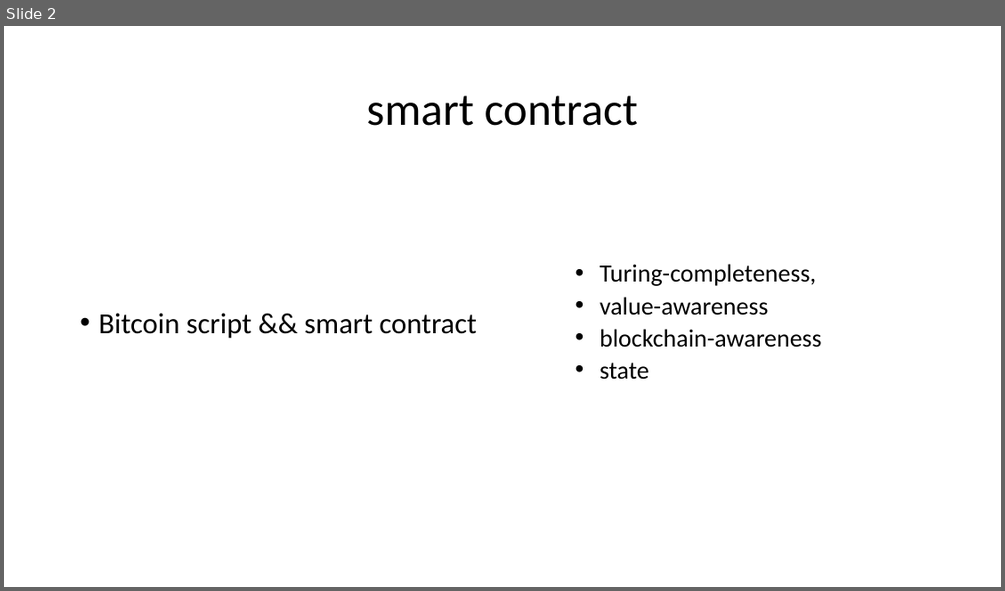
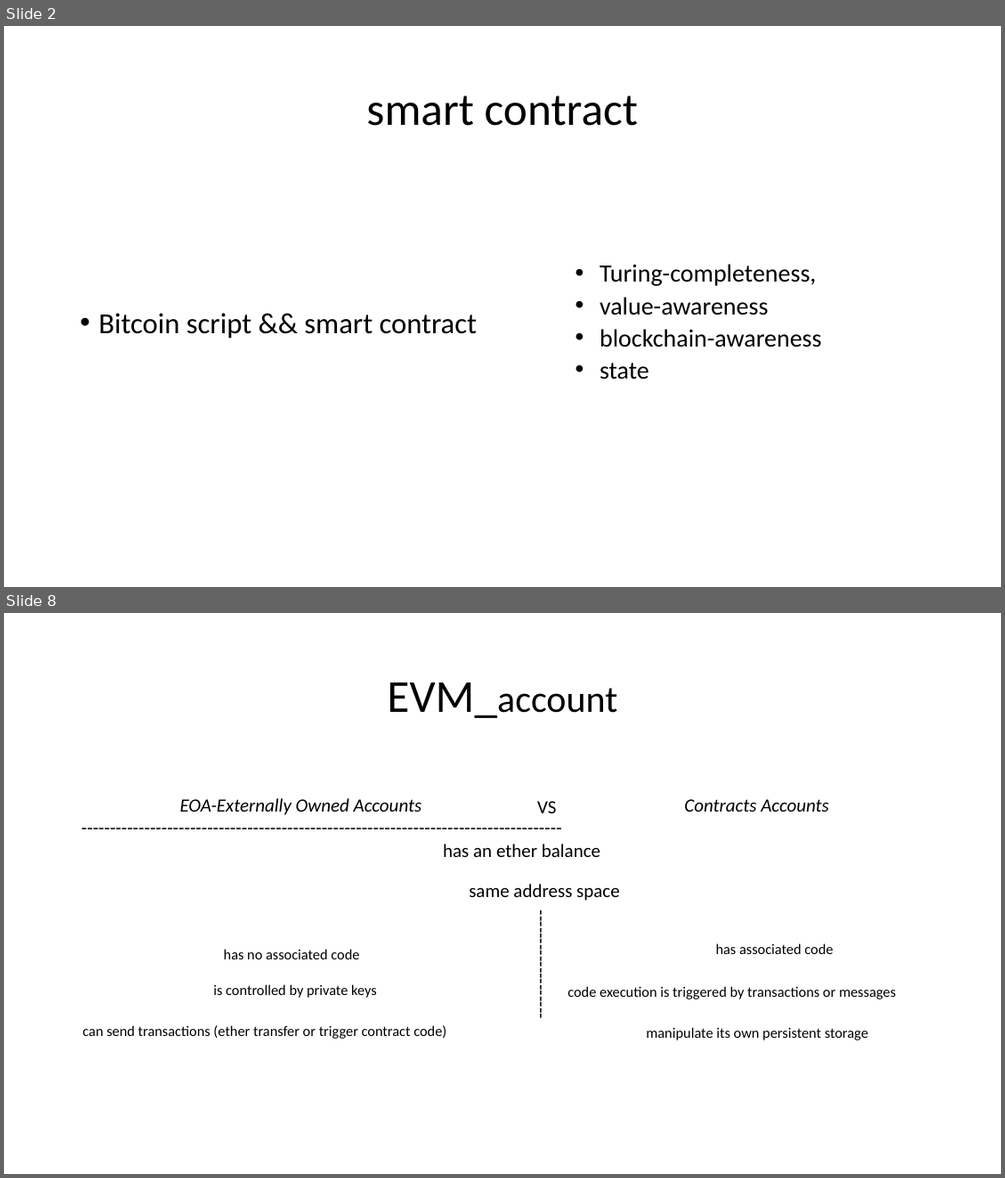
Before and after one commit to kaikai1024/ethereum-me, a slide deck: contract_me.pptx. Shown one above the other, each under a label of ours: slide 2 before the commit, slides 2 and 8 after it; the slides between them are not shown. The pictures are 1005x591 and 1005x1178 pixels, drawn with LibreOffice and Linux fonts; fonts in the diff are those of the drawing. Boxes give left, top, right and bottom in pixels: in the first picture for what was removed or moved away, otherwise in the second. Text is boxed around its words. In the diff, an @@ line names an element or a change of style, - is before the commit and + after.

```diff
--- a/contract_me.pptx
+++ b/contract_me.pptx
@@ slide 8 added at <box>4,613,1001,1174</box>, background #FFFFFF @@
@@ title added at <box>387,682,617,718</box>, 36 pt, text #000000 @@
+EVM_account
@@ text added at <box>180,798,422,815</box>, 18 pt, text #000000, italic @@
+EOA-Externally Owned Accounts
@@ text added at <box>684,799,829,811</box>, 18 pt, text #000000, italic @@
+Contracts Accounts
@@ text added at <box>74,811,987,842</box>, 18 pt, text #000000 @@
+------------------------------------------------------------------------------------
@@ text added at <box>537,801,556,813</box>, 18 pt, text #000000 @@
+VS
@@ text added at <box>443,844,600,857</box>, 18 pt, text #000000 @@
+has an ether balance
@@ text added at <box>469,884,620,900</box>, 18 pt, text #000000 @@
+same address space
@@ text added at <box>521,903,558,1133</box>, 18 pt, text #000000 @@
+-------------------
@@ text added at <box>224,949,359,959</box>, 14 pt, text #000000 @@
+has no associated code
@@ text added at <box>716,943,833,954</box>, 14 pt, text #000000 @@
+has associated code
@@ text added at <box>213,984,377,997</box>, 14 pt, text #000000 @@
+is controlled by private keys
@@ text added at <box>567,986,896,999</box>, 14 pt, text #000000 @@
+code execution is triggered by transactions or messages
@@ text added at <box>82,1025,446,1038</box>, 14 pt, text #000000 @@
+can send transactions (ether transfer or trigger contract code)
@@ text added at <box>646,1027,868,1040</box>, 14 pt, text #000000 @@
+manipulate its own persistent storage
```
Also in this commit, not shown: 2 slides changed, 17 other slides added, 4 other files.
